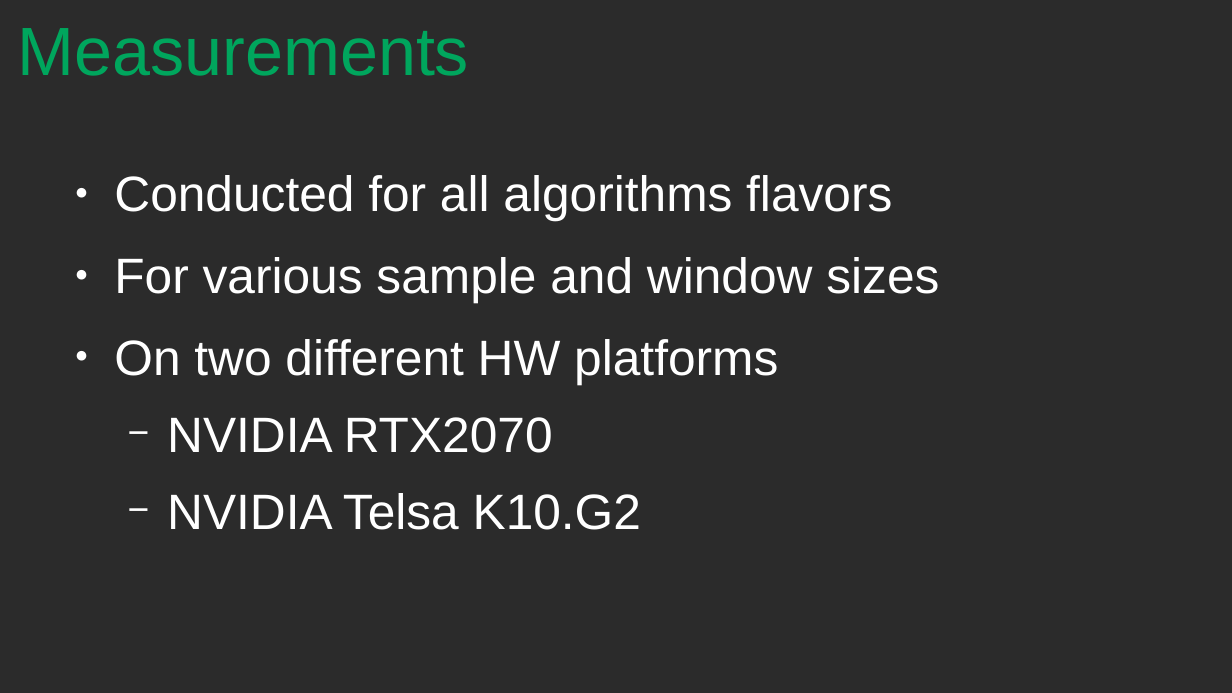
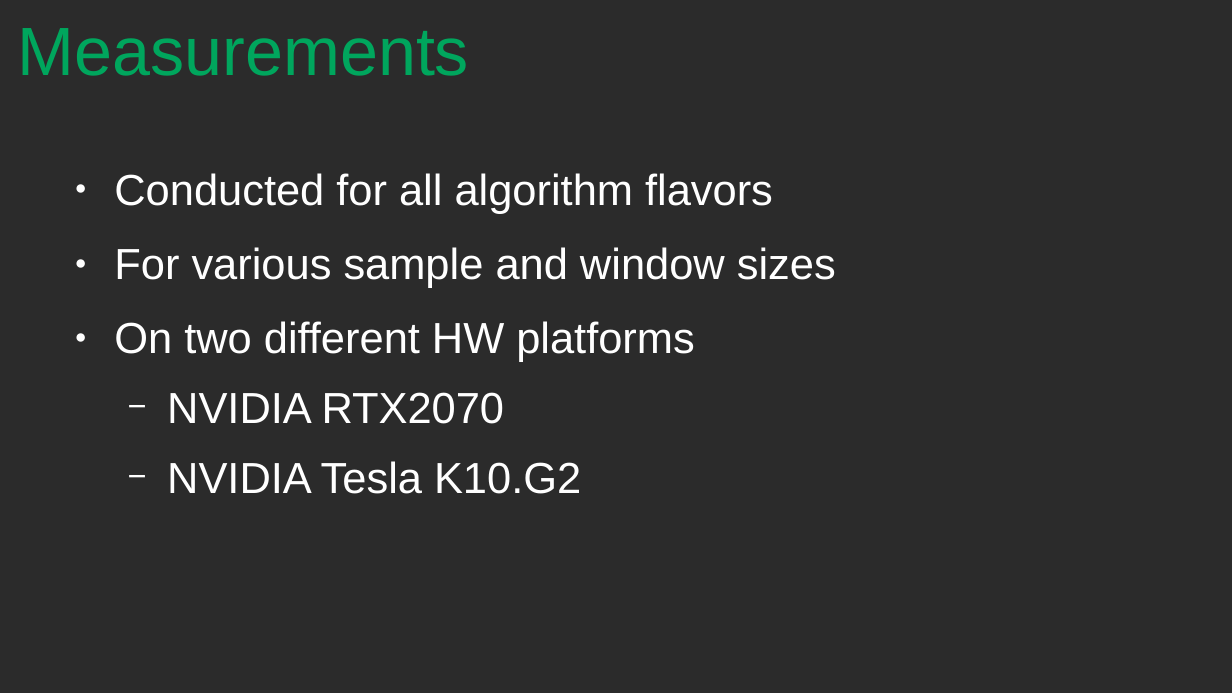
Before and after one commit to dschoerk/GPU_Arch_SS19, a slide deck: slide 17 of GPU_Architecture_Final_Presentation.odp (slide 18 before the commit). Drawn at 1232x693 pixels with LibreOffice and Linux fonts; fonts in the diff are those of the drawing; background and template pictures are left out; a plain dark background stands for a picture behind light text. Boxes give left, top, right and bottom in pixels: in the first picture for what was removed or moved away, otherwise in the second. Text is boxed around its words. In the diff, an @@ line names an element or a change of style, - is before the commit and + after.

```diff
--- a/GPU_Architecture_Final_Presentation.odp
+++ b/GPU_Architecture_Final_Presentation.odp
@@ text at (114,173,773,214): text changed; size 32 to 28 pt @@
-● Conducted for all algorithms flavors
+● Conducted for all algorithm flavors
@@ text at (114,247,836,424): size 32 to 28 pt in "For various sample and window sizes", "On two different HW platforms", "NVIDIA RTX2070" @@
@@ text at (167,461,581,494): text changed; size 32 to 28 pt @@
-  − NVIDIA Telsa K10.G2
+  − NVIDIA Tesla K10.G2
```
Also in this commit, not shown: 16 other slides changed, 1 slide added, 2 slides removed.
